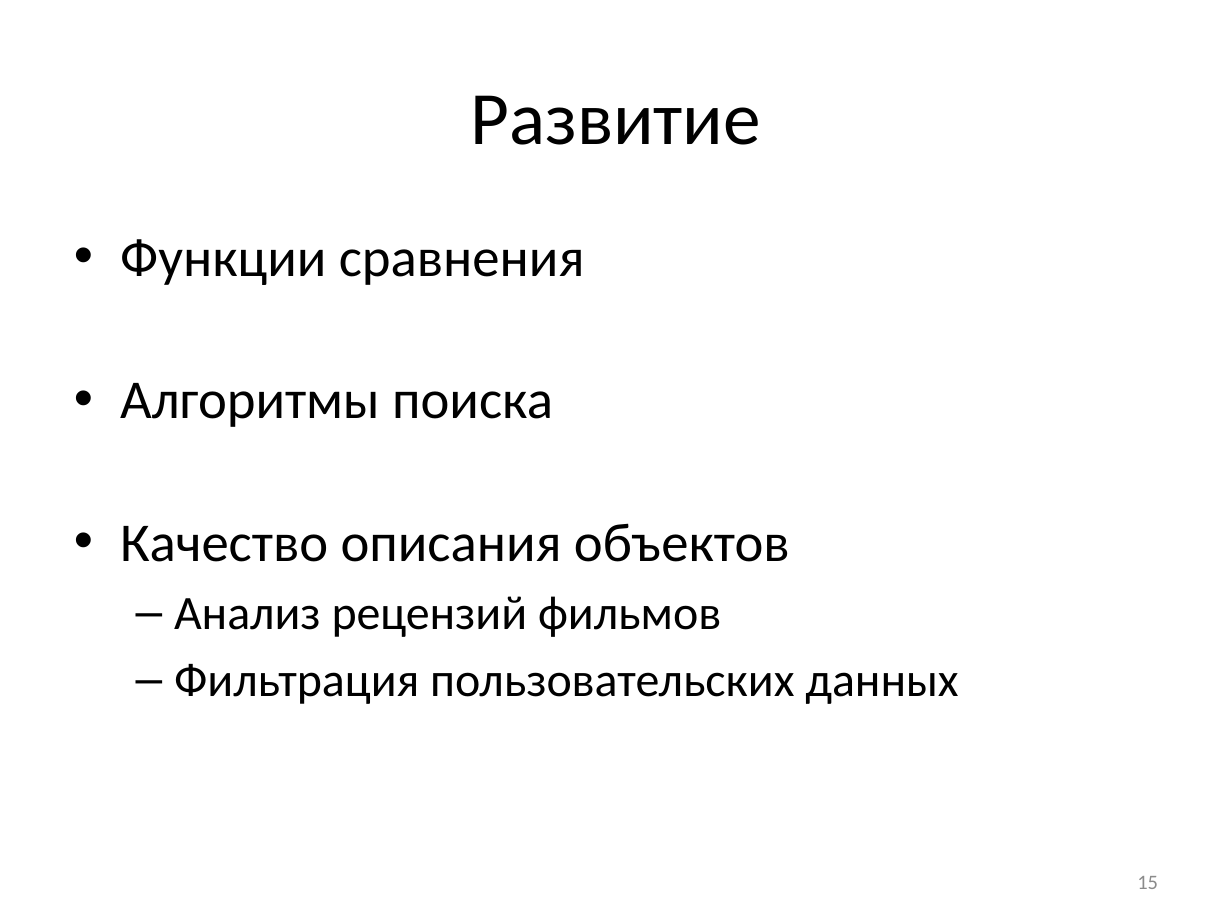
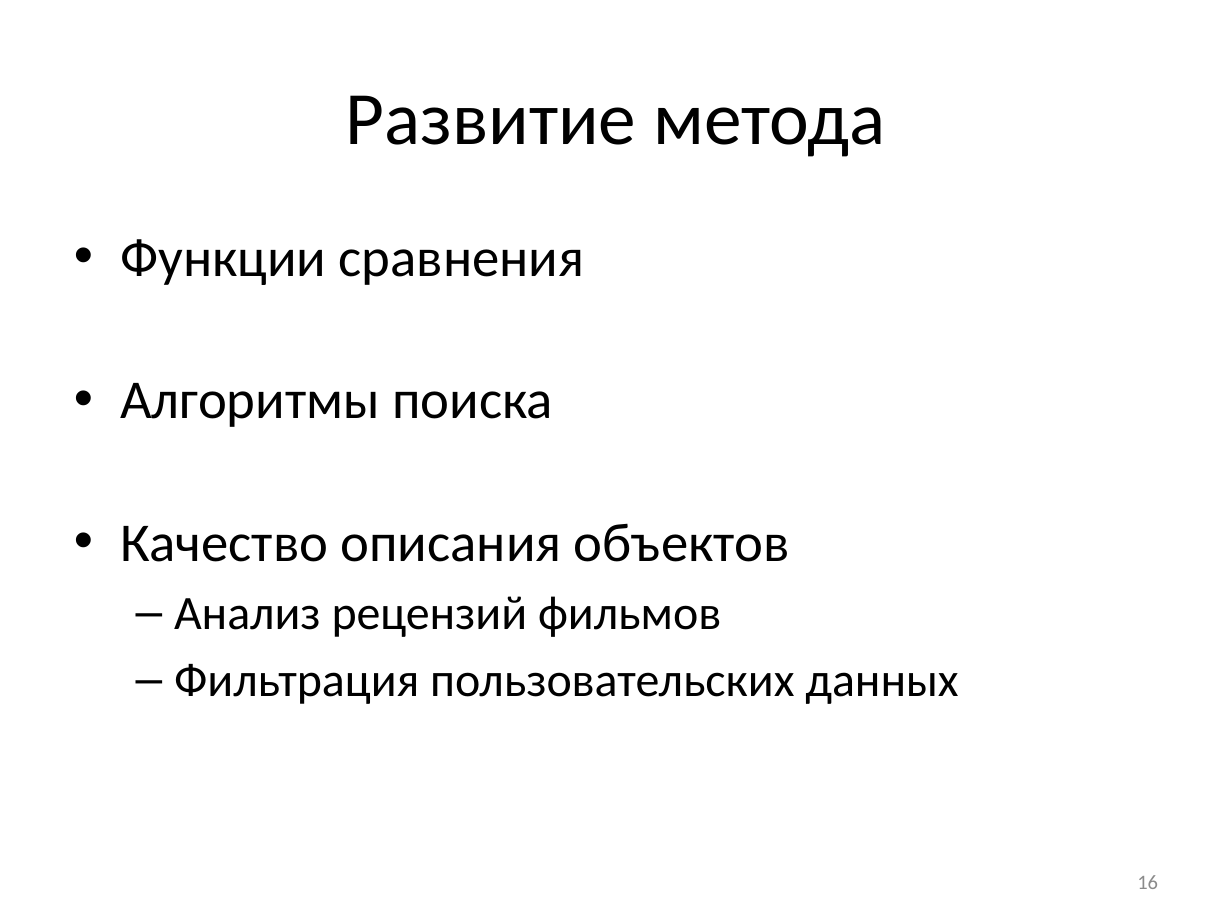
Before and after one commit to Otann/diploma, a slide deck: slide 16 of slides.pptx (slide 15 before the commit). Drawn at 1232x924 pixels with LibreOffice and Linux fonts; fonts in the diff are those of the drawing. Boxes give left, top, right and bottom in pixels: in the first picture for what was removed or moved away, otherwise in the second. Text is boxed around its words. In the diff, an @@ line names an element or a change of style, - is before the commit and + after.

```diff
--- a/slides.pptx
+++ b/slides.pptx
@@ title at box(346, 95, 885, 157): text changed @@
-Развитие
+Развитие метода
@@ page number at box(1137, 875, 1158, 889): text changed @@
-15
+16
```
Also in this commit, not shown: 8 other slides changed, 6 slides added, 6 slides removed, 4 other files.
